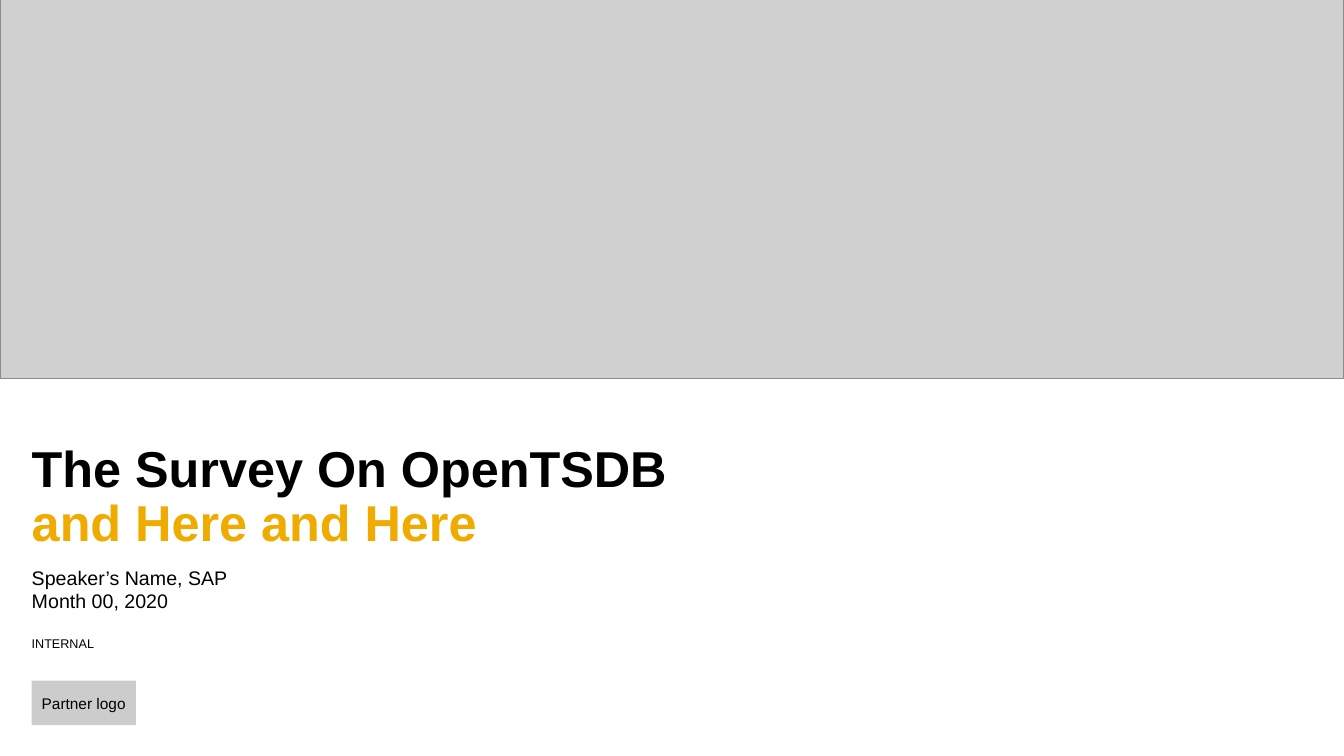
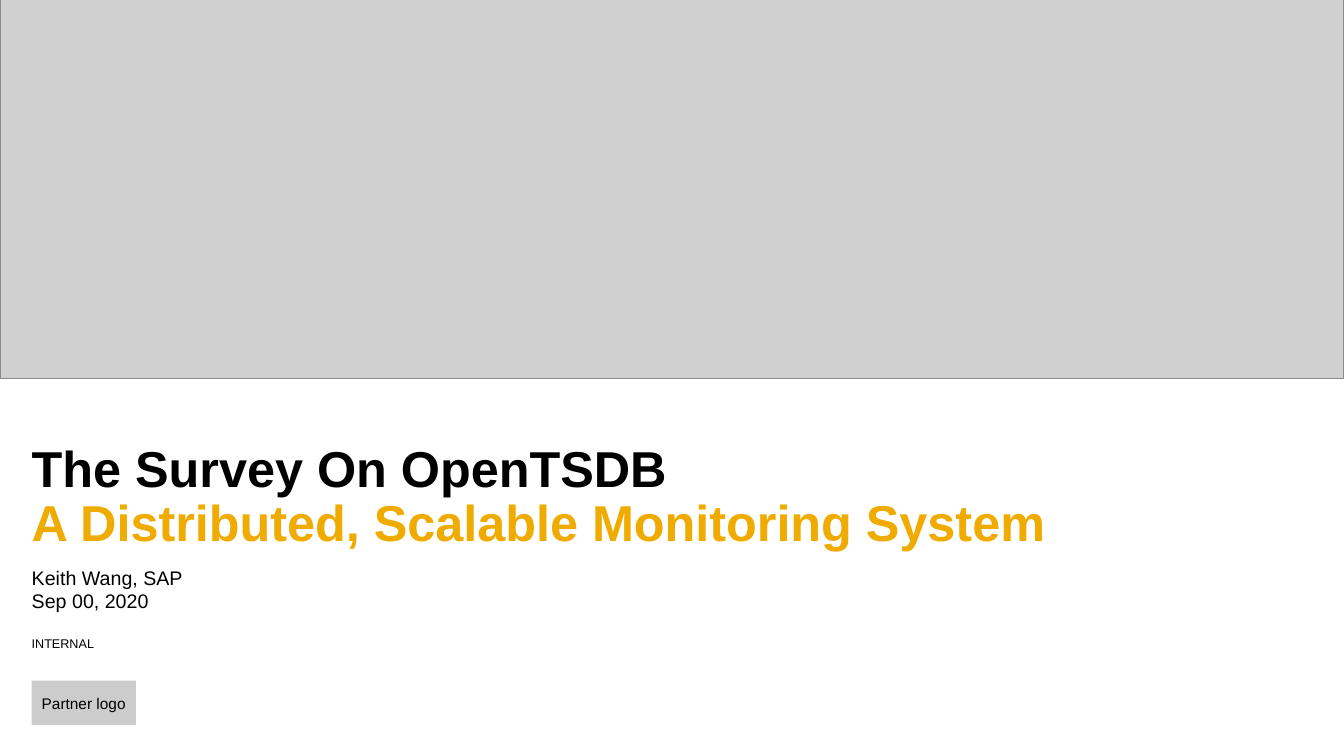
Before and after one commit to Voidkai/Survey_on_NoSQL, a slide deck: slide 1 of NoSQL/The_Survey_On_OpenTSDB.pptx. Drawn at 1344x756 pixels with LibreOffice and Linux fonts; fonts in the diff are those of the drawing; grey boxes stand for pictures; background and template pictures are left out. Boxes give left, top, right and bottom in pixels: in the first picture for what was removed or moved away, otherwise in the second. Text is boxed around its words. In the diff, an @@ line names an element or a change of style, - is before the commit and + after.

```diff
--- a/NoSQL/The_Survey_On_OpenTSDB.pptx
+++ b/NoSQL/The_Survey_On_OpenTSDB.pptx
@@ title at (x1=32, y1=450, x2=1045, y2=551): text changed; text colour #000000 to #F0AB00 @@
-The Survey On OpenTSDB
-and Here and Here
+The Survey On OpenTSDB
+A Distributed, Scalable Monitoring System
@@ subtitle at (x1=32, y1=570, x2=182, y2=612): text changed @@
-Speaker’s Name, SAP
-Month 00, 2020
+Keith Wang, SAP
+Sep 00, 2020
```
Also in this commit, not shown: 2 other slides changed, 5 slides added, 1 slide removed.
